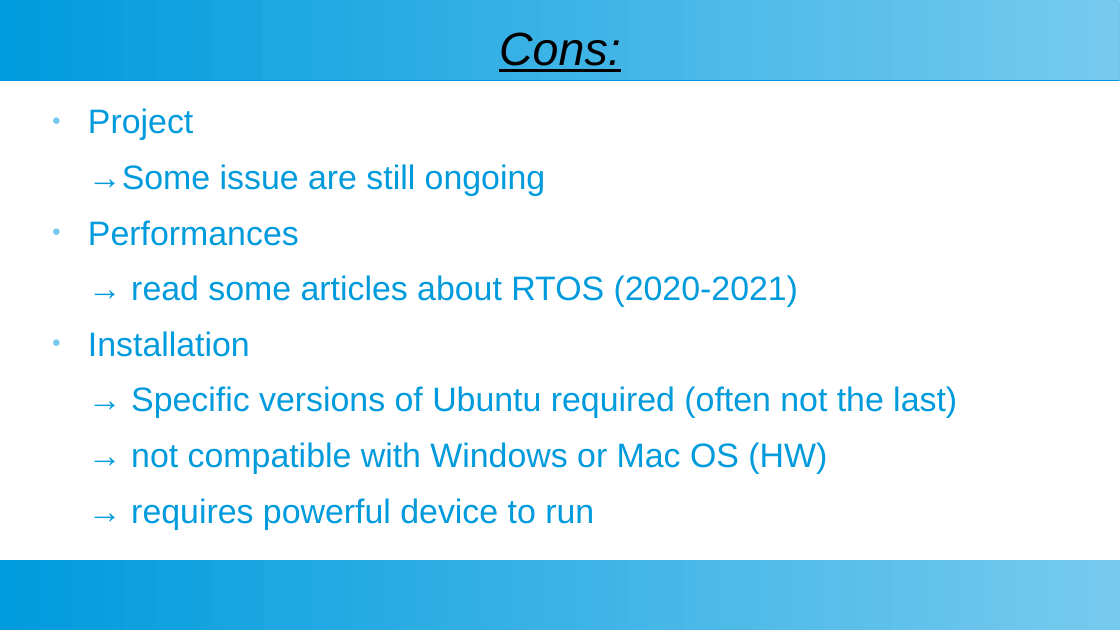
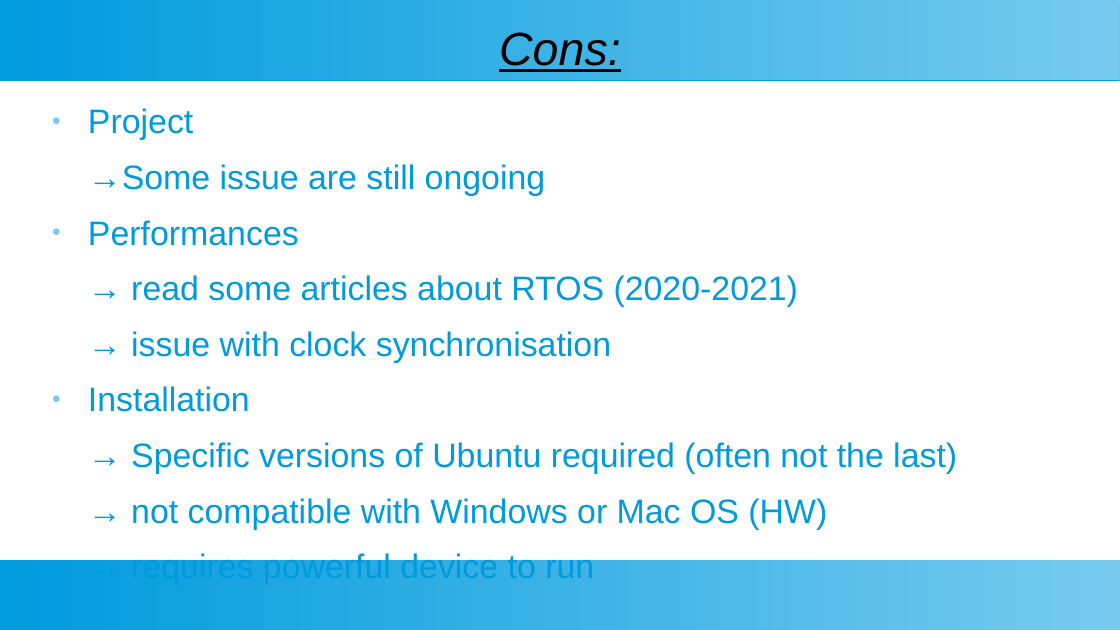
Before and after one commit to NOSMT/ACRN23, a slide deck: slide 3 of presentation.odp. Drawn at 1120x630 pixels with LibreOffice and Linux fonts; fonts in the diff are those of the drawing. Boxes give left, top, right and bottom in pixels: in the first picture for what was removed or moved away, otherwise in the second. Text is boxed around its words. In the diff, an @@ line names an element or a change of style, - is before the commit and + after.

```diff
--- a/presentation.odp
+++ b/presentation.odp
@@ text at [131, 331, 611, 363]: paragraph added @@
+→ issue with clock synchronisation
```
Also in this commit, not shown: 1 other slide changed, 4 other files.
